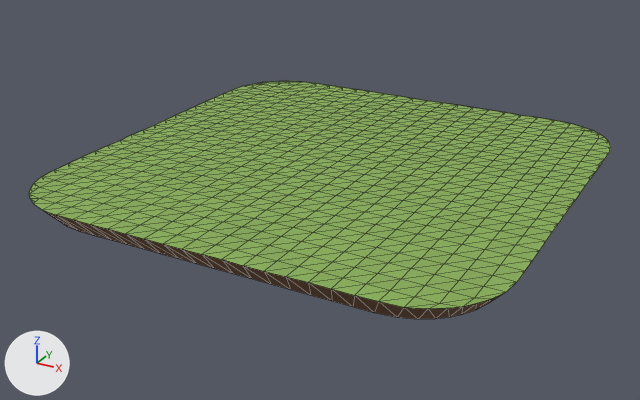
Two versions of the glTF model public/models/ground.glb, one commit apart.
Before and after are seen from a 50 mm camera at (14.9, -28.5, 13.2) aimed at (-0.4, -0.7, -0.6). Lighting does not change. The marker at lower left points along +X, +Y and +Z. The picture after the commit comes second. Mesh edges are drawn as thin lines. Vertices at exactly the same position are counted once.

Objects in the first picture: 'Ground_Sides', 'Ground_Top'.
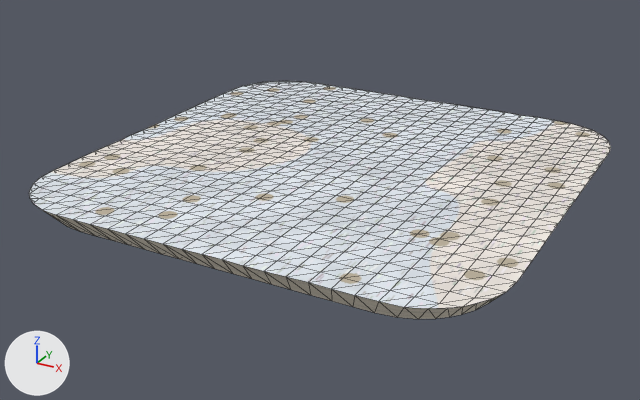
Pixel boxes (x1, y1, x2, y2) of what changed, in the pictures (640 x 400 px):
'Ground_Top', surface changed, recoloured (green to white): (29, 81, 611, 309) in both
'Ground_Sides', surface changed, recoloured: (43, 210, 504, 319) in both

Diff of the bpy script that builds the scene:
```diff
--- a/public/models/ground.glb.py
+++ b/public/models/ground.glb.py
@@ img_grass_albedo @@
+img_grass_albedo = load_image('grass_albedo', '_unpacked/grass_albedo', 512, 512, 'sRGB')
@@ img_grass_rough @@
+img_grass_rough = load_image('grass_rough', '_unpacked/grass_rough', 256, 256, 'Non-Color')
@@ img_soil_albedo @@
+img_soil_albedo = load_image('soil_albedo', '_unpacked/soil_albedo', 256, 256, 'sRGB')
@@ mat_m_soil @@
 mat_m_soil = bpy.data.materials.new('M_Soil')
-# nodes: BsdfPrincipled, Mix, OutputMaterial, VertexColor
-# colours: beige #ad937a, mixed with the vertex colours
+# nodes: BsdfPrincipled, Math, OutputMaterial, SeparateColor, TexImage x2
+# uses the picture img_grass_rough
+# uses the picture img_soil_albedo
@@ mat_m_grass @@
 mat_m_grass = bpy.data.materials.new('M_Grass')
-# nodes: BsdfPrincipled, Mix, OutputMaterial, VertexColor
-# colours: green #bbd398, mixed with the vertex colours
+# nodes: BsdfPrincipled, Math, OutputMaterial, SeparateColor, TexImage x2
+# uses the picture img_grass_albedo
+# uses the picture img_grass_rough
@@ me_ground_sides @@
 me_ground_sides.from_pydata(...)  # 193 vertices, 288 faces; spans x -9.0..9.0, y -9.0..9.0, z 0.0..0.8
 # used by ob_ground_sides; location = (0.0, 0.0, 0.0)
+# me_ground_sides part 1: vertex colours changed
 me_ground_sides.materials.append(mat_m_soil)
@@ me_ground_top @@
 me_ground_top.from_pydata(...)  # 625 vertices, 1152 faces; spans x -9.0..9.0, y -9.0..9.0, z 0.8
 # used by ob_ground_top; location = (0.0, 0.0, 0.0)
+# me_ground_top part 2: vertex colours changed
 me_ground_top.materials.append(mat_m_grass)
```
